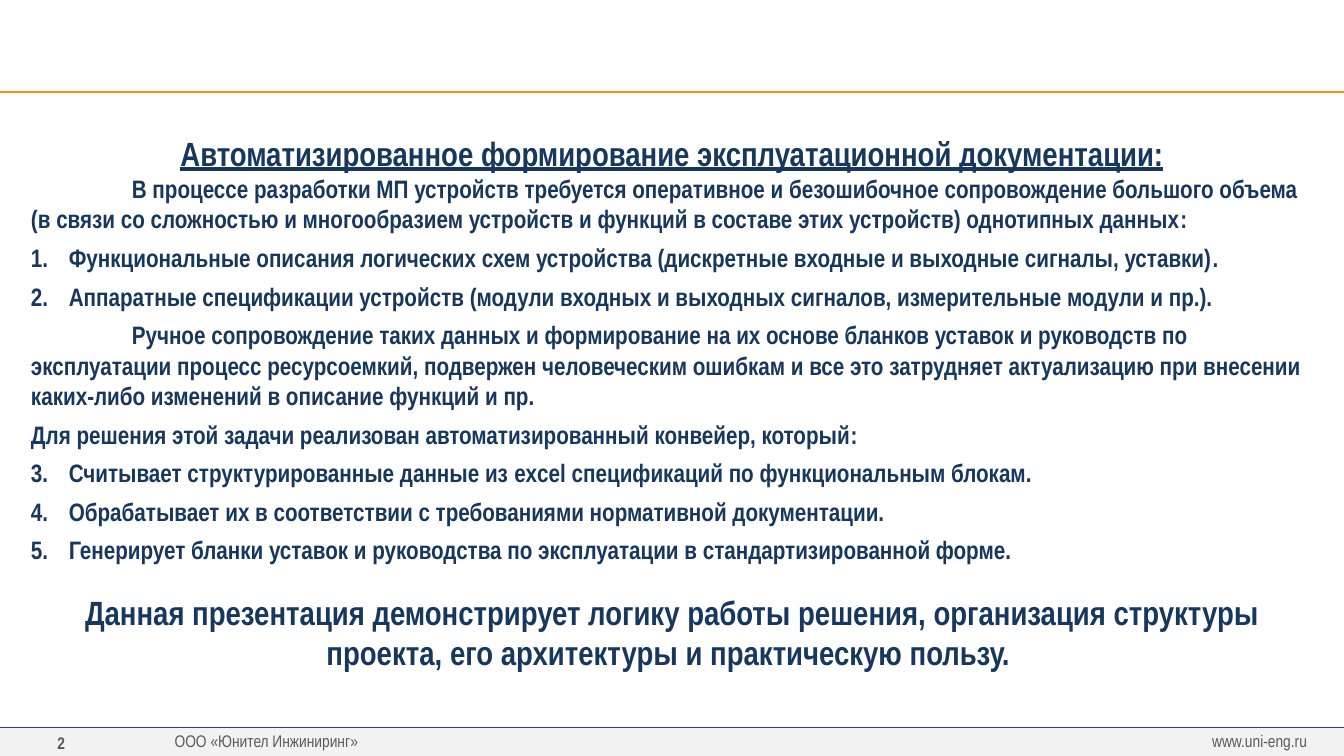
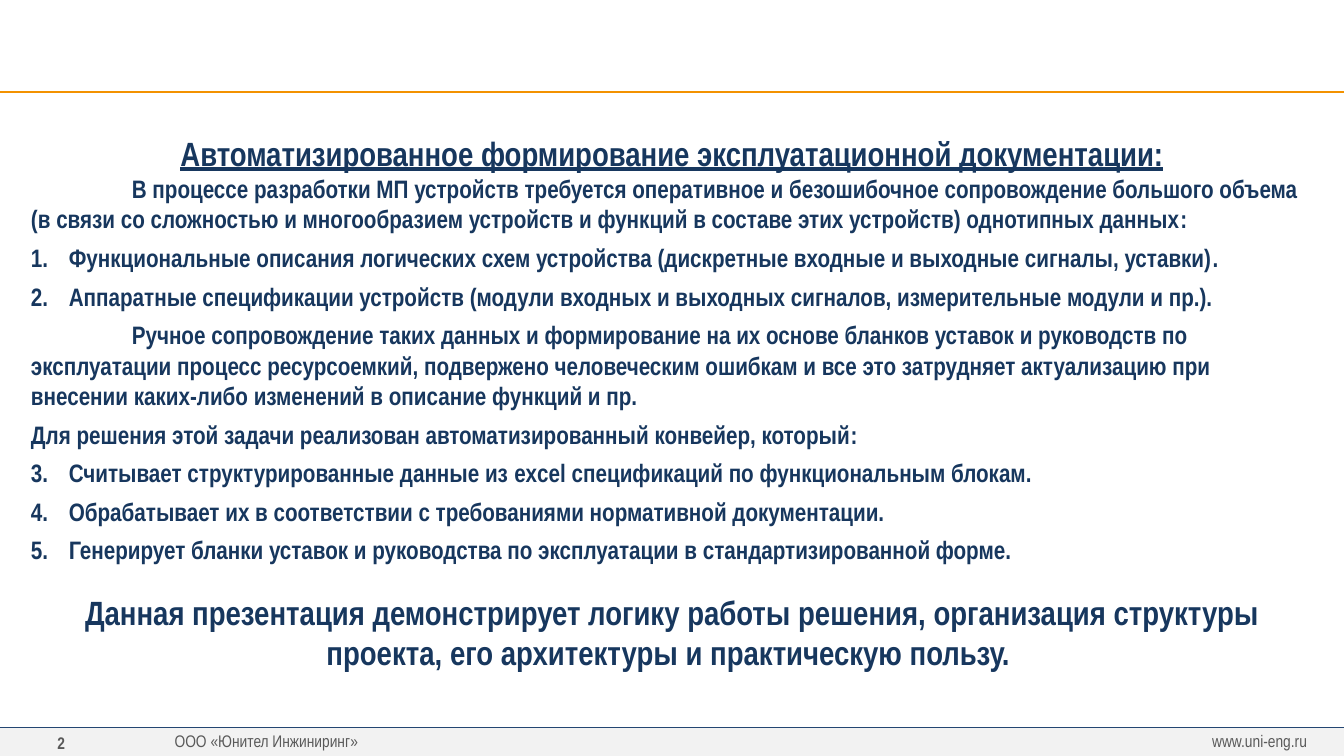
Before and after one commit to greglu1976/ProjectOmni, a slide deck: slide 2 of Презентация/Презентация.pptx. Drawn at 1344x756 pixels with LibreOffice and Linux fonts; fonts in the diff are those of the drawing; background and template pictures are left out. Boxes give left, top, right and bottom in pixels: in the first picture for what was removed or moved away, otherwise in the second. Text is boxed around its words. In the diff, an @@ line names an element or a change of style, - is before the commit and + after.

```diff
--- a/Презентация/Презентация.pptx
+++ b/Презентация/Презентация.pptx
@@ text at <box>31,325,1210,411</box>: text changed @@
-Ручное сопровождение таких данных и формирование на их основе бланков уставок и руководств по эксплуатации процесс ресурсоемкий, подвержен человеческим ошибкам и все это затрудняет актуализацию при внесении каких-либо изменений в описание функций и пр.
+Ручное сопровождение таких данных и формирование на их основе бланков уставок и руководств по эксплуатации процесс ресурсоемкий, подвержено человеческим ошибкам и все это затрудняет актуализацию при внесении каких-либо изменений в описание функций и пр.
```
Also in this commit, not shown: 11 other files.
